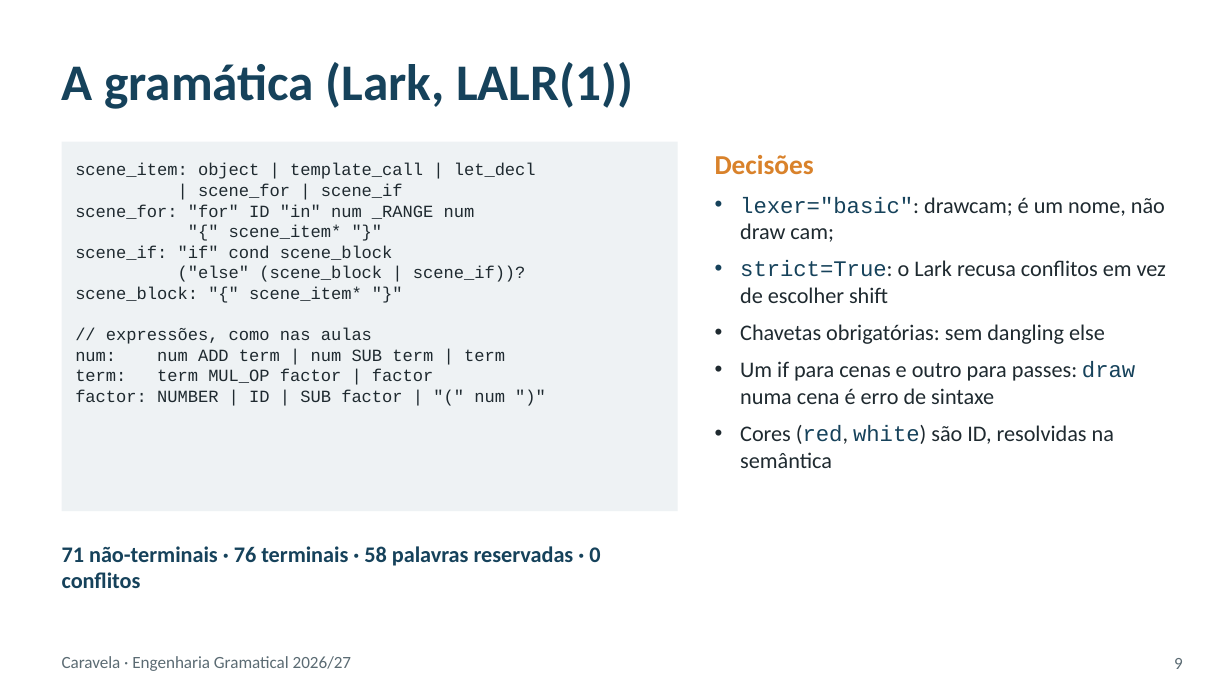
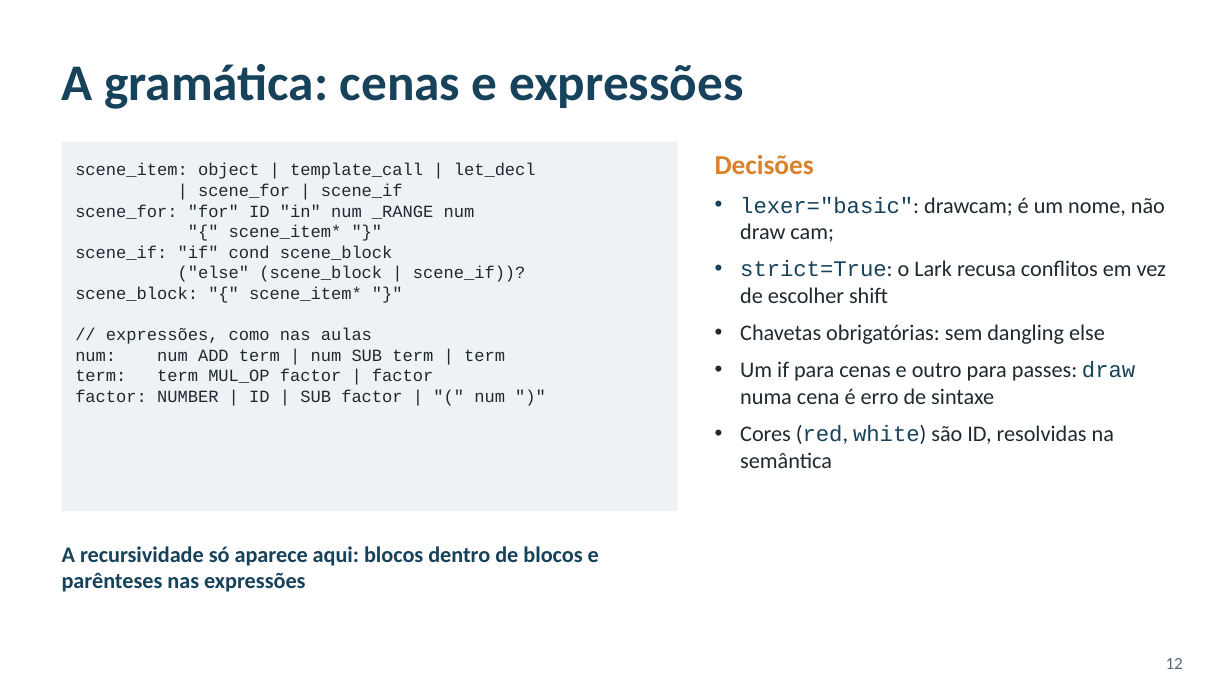
Before and after one commit to RafaelaAntunes17/trabalho_EG, a slide deck: slide 12 of Fase _I/Apresentacao_Caravela_v2.pptx (slide 9 before the commit). Drawn at 1232x693 pixels with LibreOffice and Linux fonts; fonts in the diff are those of the drawing. Boxes give left, top, right and bottom in pixels: in the first picture for what was removed or moved away, otherwise in the second. Text is boxed around its words. In the diff, an @@ line names an element or a change of style, - is before the commit and + after.

```diff
--- a/Fase _I/Apresentacao_Caravela_v2.pptx
+++ b/Fase _I/Apresentacao_Caravela_v2.pptx
@@ title at (62, 64, 743, 109): text changed @@
-A gramática (Lark, LALR(1))
+A gramática: cenas e expressões
@@ text at (62, 546, 599, 592): text changed @@
-71 não-terminais · 76 terminais · 58 palavras reservadas · 0 conflitos
+A recursividade só aparece aqui: blocos dentro de blocos e parênteses nas expressões
@@ text removed at (62, 656, 351, 671) @@
-Caravela · Engenharia Gramatical 2026/27
@@ page number at (1166, 658, 1183, 669): text changed @@
-9
+12
```
Also in this commit, not shown: 11 other slides changed, 5 slides added, 1 slide removed, 15 other files.
